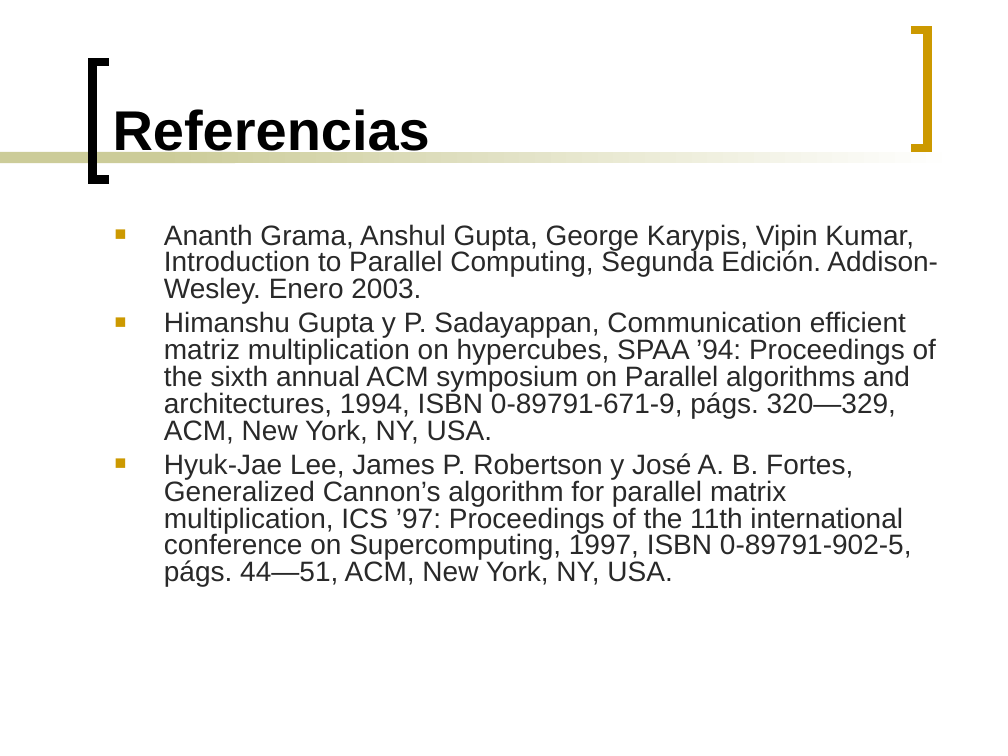
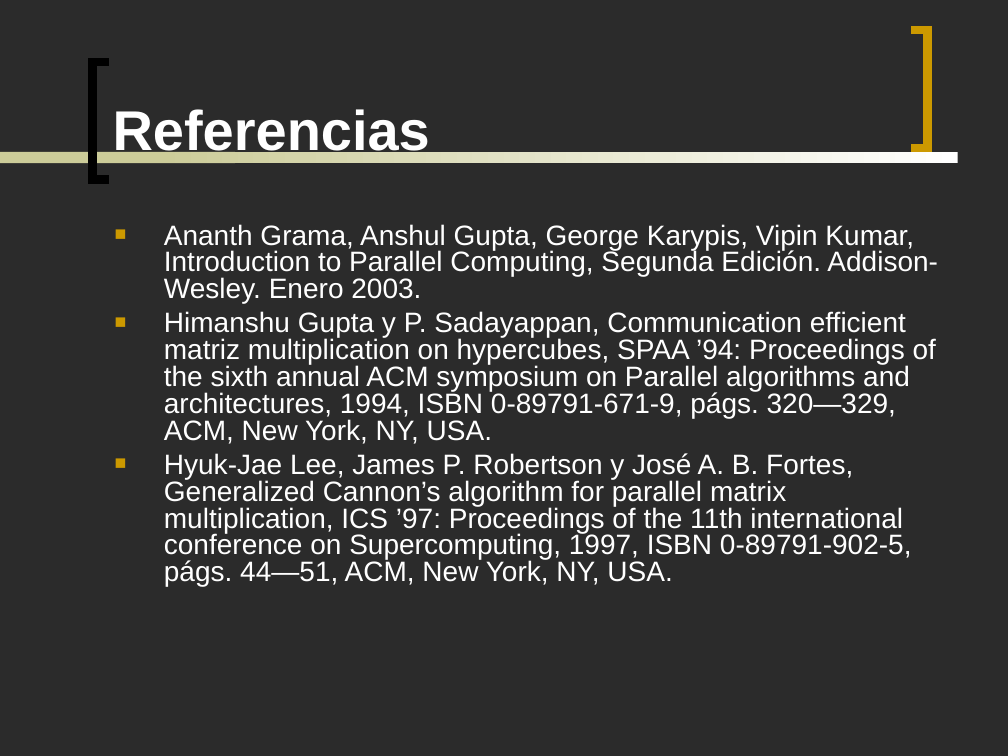
Before and after one commit to ghuttemann/multimat2, a slide deck: slide 30 of mpi/docs/Presentacion-Multimat-MPI.ppt. Drawn at 1008x756 pixels with LibreOffice and Linux fonts; fonts in the diff are those of the drawing; background and template pictures are left out; a plain dark background stands for a picture behind light text. Boxes give left, top, right and bottom in pixels: in the first picture for what was removed or moved away, otherwise in the second. Text is boxed around its words. In the diff, an @@ line names an element or a change of style, - is before the commit and + after.

Commit message:
final feliz!!

```diff
--- a/mpi/docs/Presentacion-Multimat-MPI.ppt
+++ b/mpi/docs/Presentacion-Multimat-MPI.ppt
@@ background #FFFFFF to picture (left out) @@
@@ title "Referencias" at (113, 109, 430, 159): text colour #000000 to #FFFFFF @@
@@ text "Ananth Grama, Anshul Gupta, George ..." at (164, 224, 938, 587): text colour #292929 to #FFFFFF @@
```
